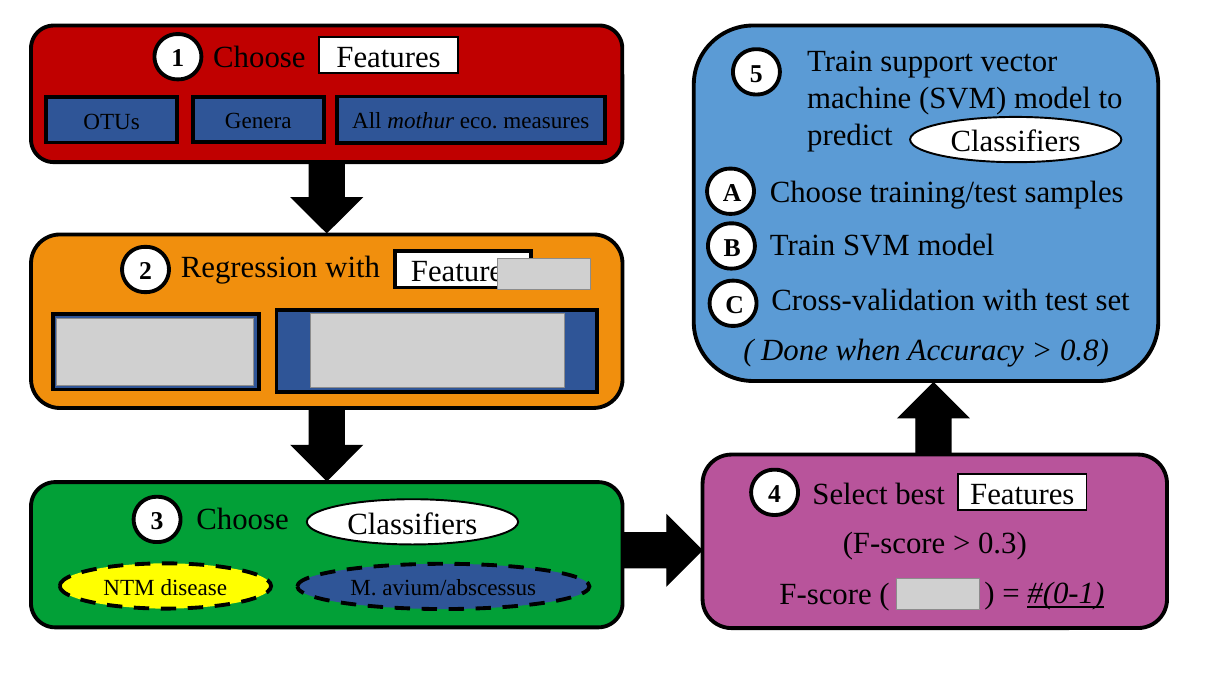
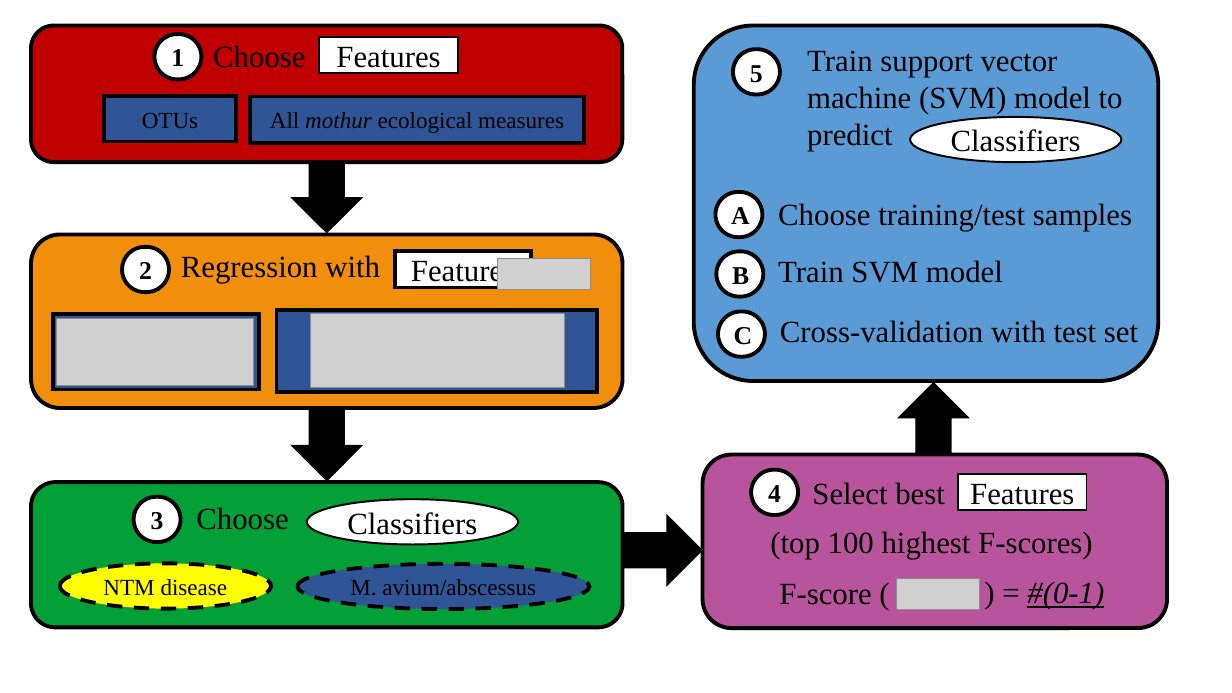
Before and after one commit to um-cf-microbiome/ml4cf, a slide deck: slide 1 of figures/src_PPT_files/ML_summary_figure.pptx. Drawn at 1232x693 pixels with LibreOffice and Linux fonts; fonts in the diff are those of the drawing; grey boxes stand for pictures. Boxes give left, top, right and bottom in pixels: in the first picture for what was removed or moved away, otherwise in the second. Text is boxed around its words. In the diff, an @@ line names an element or a change of style, - is before the commit and + after.

```diff
--- a/figures/src_PPT_files/ML_summary_figure.pptx
+++ b/figures/src_PPT_files/ML_summary_figure.pptx
@@ rectangle "OTUs": place and size @@
-rectangle "OTUs" at bbox=[46, 97, 177, 142]
+rectangle "OTUs" at bbox=[104, 96, 236, 141]
@@ rectangle removed at bbox=[193, 97, 324, 142] @@
-Genera
@@ rectangle "All mothur ecological measures": place and size @@
-rectangle "All mothur ecological measures" at bbox=[336, 97, 604, 143]
+rectangle "All mothur ecological measures" at bbox=[250, 97, 584, 143]
@@ text in rectangle at bbox=[270, 112, 564, 133]: text changed @@
-All mothur eco. measures
+All mothur ecological measures
@@ 2 texts, 2 rounded rectangles: place and size @@
-2 texts, 2 rounded rectangles at bbox=[707, 169, 1124, 269]
+2 texts, 2 rounded rectangles at bbox=[715, 192, 1132, 297]
@@ rounded rectangle "C": place and size @@
-rounded rectangle "C" at bbox=[710, 281, 757, 326]
+rounded rectangle "C" at bbox=[718, 311, 765, 357]
@@ text "Cross-validation with test set": place and size @@
-text "Cross-validation with test set" at bbox=[771, 288, 1130, 311]
+text "Cross-validation with test set" at bbox=[780, 320, 1138, 343]
@@ text removed at bbox=[761, 338, 1109, 366] @@
-( Done when Accuracy > 0.8)
@@ text at bbox=[770, 531, 1093, 559]: text changed @@
-(F-score > 0.3)
+(top 100 highest F-scores)
```
Also in this commit, not shown: 1 slide removed, 18 other files.
